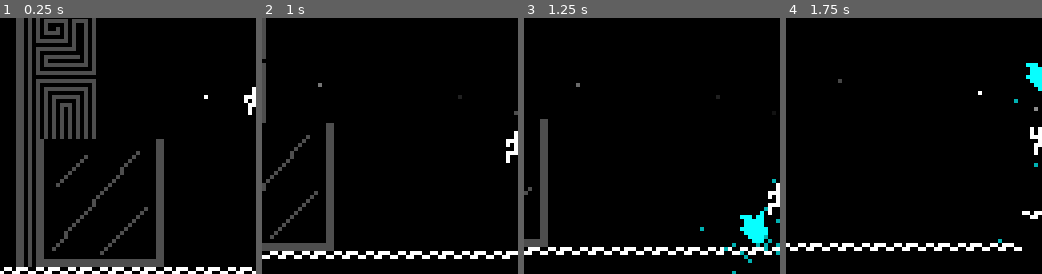
Above: before the commit, frames 1-4 (left to right).
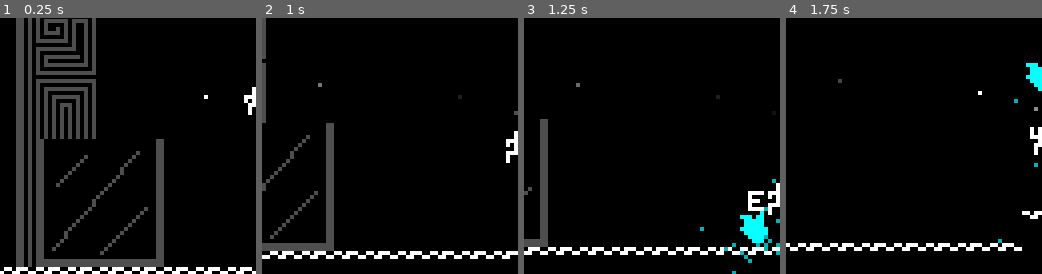
Above: after the commit, the same moments.

Repository: guillesc05/godot-minigame
Game: Godot game, scene res://scenes/scene.tscn
Two runs of this game, one before a commit and one after it. Both use one fixed random seed, a clock stepped at 60 frames per second and the inputs below.
Inputs:
- Up to frame 1 (0.25 s): no input
- Up to frame 2 (1 s): hold D (movement-right) from 0.53 s (still down); tap E (grab) at 0.6 s; tap Space (movement-jump) at 0.77 s
- Up to frame 3 (1.25 s): keep holding D (movement-right)
- Up to frame 4 (1.75 s): keep holding D (movement-right); tap E (grab) at 1.35 s; tap Space (movement-jump) at 1.52 s
The pictures show only the part of the screen within x 0-50%, y 44-94%; the shares and areas given below are measured in that part.

Frames 1-2 are identical in both runs. In frame 3, 0.3% of the frame differs, in the area x 87-94%, y 67-76%; in frame 4, nothing differs.

Commit message:
E symbol

Diff:
--- /dev/null
+++ b/minigame/scenes/e_key.tscn
@@ -0,0 +1,8 @@
+[gd_scene load_steps=3 format=3 uid="uid://wwxihag8wchb"]
+
+[ext_resource type="Texture2D" uid="uid://ckls1f715f2a0" path="res://assets/e_button.png" id="1_jxk47"]
+[ext_resource type="Script" uid="uid://huroka2ra5y7" path="res://scripts/e_key.gd" id="2_cythj"]
+
+[node name="E-key" type="Sprite2D"]
+texture = ExtResource("1_jxk47")
+script = ExtResource("2_cythj")
--- /dev/null
+++ b/minigame/scripts/e_key.gd
@@ -0,0 +1,12 @@
+extends Sprite2D
+
+var objectToFollow = null
+var DISTANCE_FROM_OBJECT:float = -8.0
+
+func setObjectToFollow(obj):
+	objectToFollow = obj
+
+# Called every frame. 'delta' is the elapsed time since the previous frame.
+func _process(delta: float) -> void:
+	if objectToFollow != null:
+		position = objectToFollow.position + Vector2(0.0, DISTANCE_FROM_OBJECT)
--- a/minigame/scripts/grab_component.gd
+++ b/minigame/scripts/grab_component.gd
@@ -1,6 +1,7 @@
 extends Area2D
 
 @onready var topPlayerNode = $".."
+@onready var eKeyRef = preload("res://scenes/e_key.tscn")
 
 var lastObjectToGrab: Array = []
 var objectBeingGrabbed: RigidBody2D = null
@@ -8,16 +9,25 @@
 
 var throwDirection: Vector2 = Vector2(2,-1)
 
+var e_key = null
+
 var THROW_FORCE = 200
 
 func _on_body_entered(body: Node2D) -> void:
 	print(body.name)
 	if body.has_node("grabbableComponent") && body != objectBeingGrabbed:
 		lastObjectToGrab.push_front(body)
+		if e_key ==null:
+			e_key = eKeyRef.instantiate()
+			topPlayerNode.add_sibling(e_key)
+		e_key.setObjectToFollow(lastObjectToGrab[0])
 
 func _on_body_exited(body: Node2D) -> void:
 	if body.has_node("grabbableComponent"):
 		lastObjectToGrab.erase(body)
+		if lastObjectToGrab.size() >0:
+			e_key.setObjectToFollow(lastObjectToGrab[0])
+		else: e_key.queue_free()
 
 func grab():
 	objectBeingGrabbed = lastObjectToGrab[0]
@@ -28,6 +38,7 @@
 
 	topPlayerNode.setWalkAnimation("grabbing-walk")
 	topPlayerNode.setIdleAnimation("grabbing-idle")
+
 
 func ungrab():
 	objectBeingGrabbed.reparent(formerObjectBeingGrabbedParent)
Not shown, added: minigame/scripts/e_key.gd.uid
